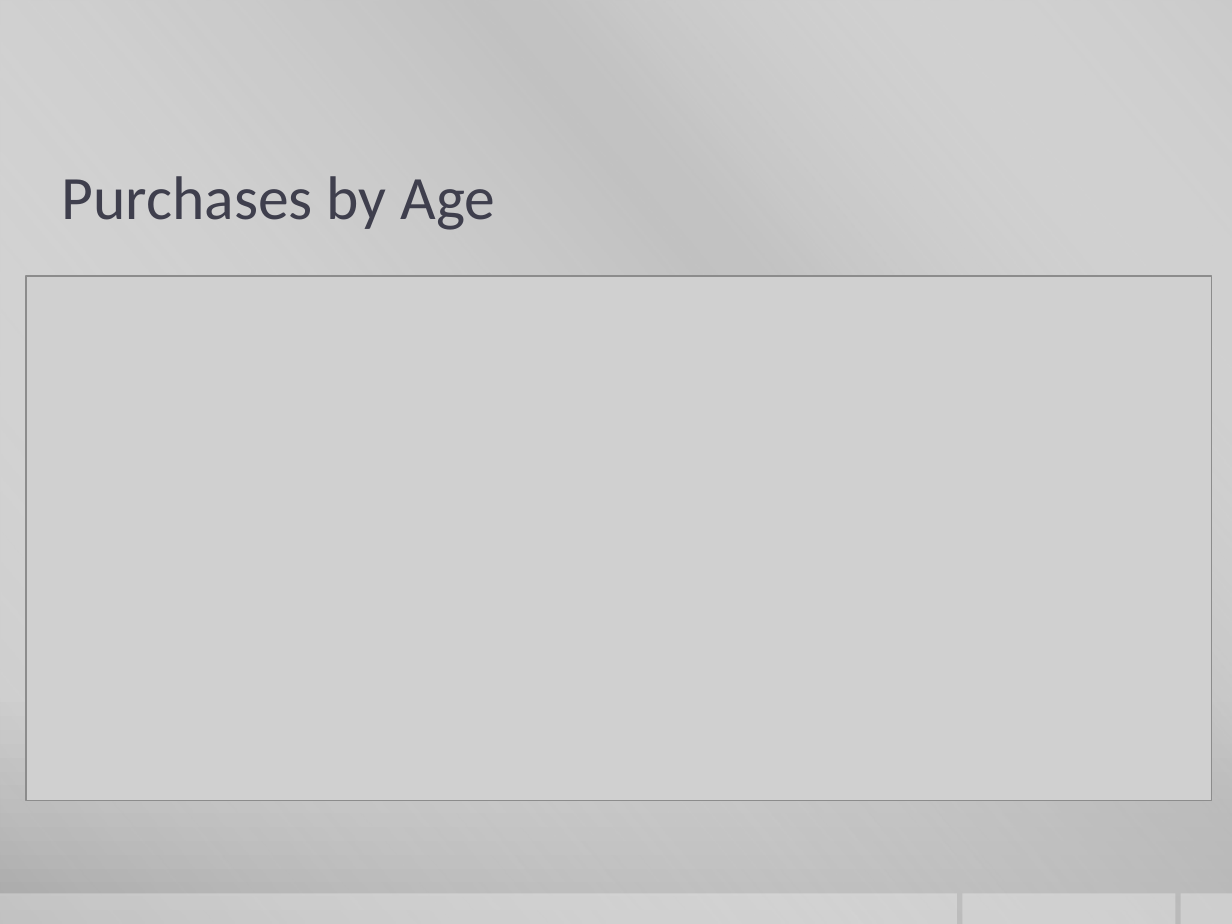
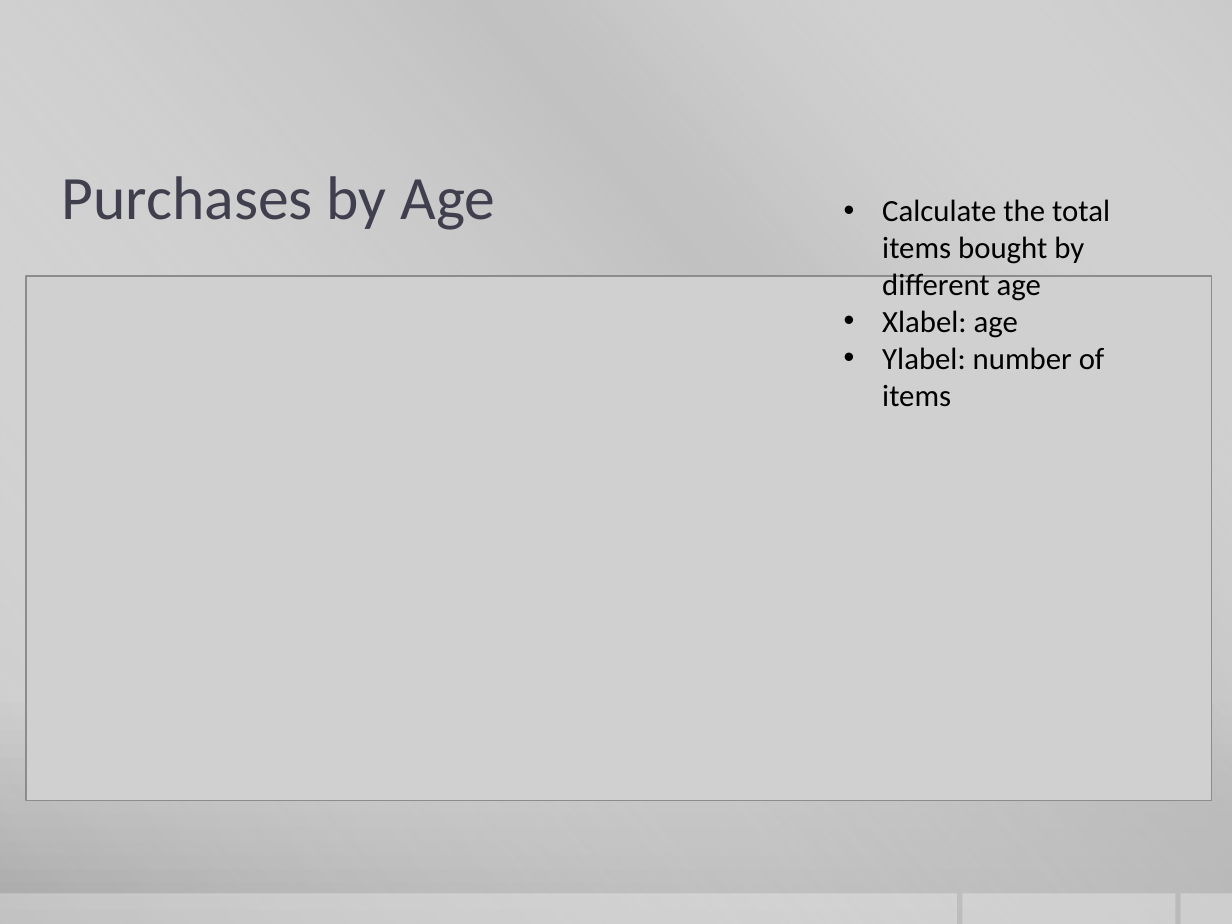
Before and after one commit to curtiskelsey/CS8370Group, a slide deck: slide 8 of Advertising Positioning.pptx (slide 5 before the commit). Drawn at 1232x924 pixels with LibreOffice and Linux fonts; fonts in the diff are those of the drawing; grey boxes stand for pictures; background and template pictures are left out. Boxes give left, top, right and bottom in pixels: in the first picture for what was removed or moved away, otherwise in the second. Text is boxed around its words. In the diff, an @@ line names an element or a change of style, - is before the commit and + after.

```diff
--- a/Advertising Positioning.pptx
+++ b/Advertising Positioning.pptx
@@ text added at (882, 199, 1110, 407), 18 pt, text #000000 @@
+• Calculate the total items bought by different age
+• Xlabel: age
+• Ylabel: number of items
```
Also in this commit, not shown: 3 other slides changed, 8 slides added, 16 other files.
